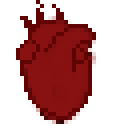
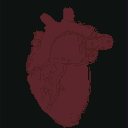
Revision of a layered 128 × 128 image; what changed, layer by layer:
renamed "base_color" to "Ebene 3", hid it, painted on it over (x1=0, y1=0, x2=128, y2=128)
renamed "bg" to "Ebene 2", hid it, moved it above "Ebene 1", painted on it over (x1=16, y1=0, x2=116, y2=124)
renamed "base" to "Ebene 1", painted on it over (x1=16, y1=7, x2=115, y2=128)
renamed "sketch_outline_color" to "Ebene 4", hid it, moved it above "Ebene 5", painted on it over (x1=0, y1=0, x2=128, y2=128)
renamed "outline" to "Ebene 5", moved it above "Hintergrund", painted on it over (x1=16, y1=0, x2=113, y2=126)
renamed "wires_light" to "Hintergrund", moved it below "Ebene 5", painted on it over (x1=0, y1=0, x2=128, y2=128)
removed layer "wires_dark" over (x1=0, y1=0, x2=128, y2=128)
